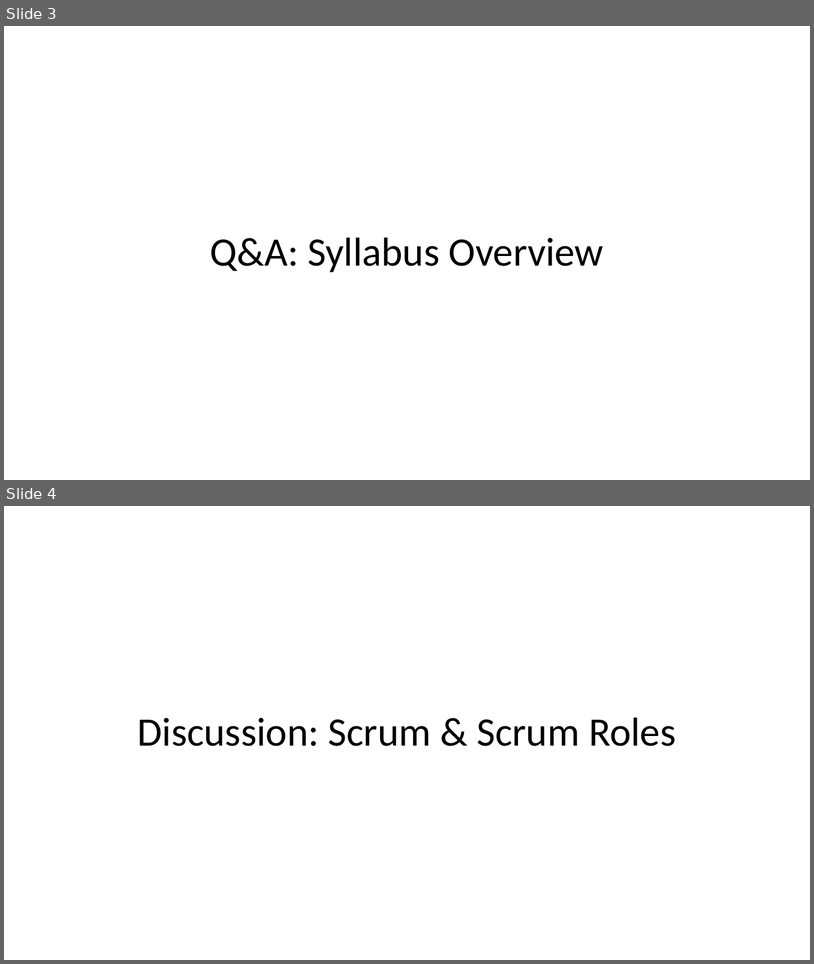
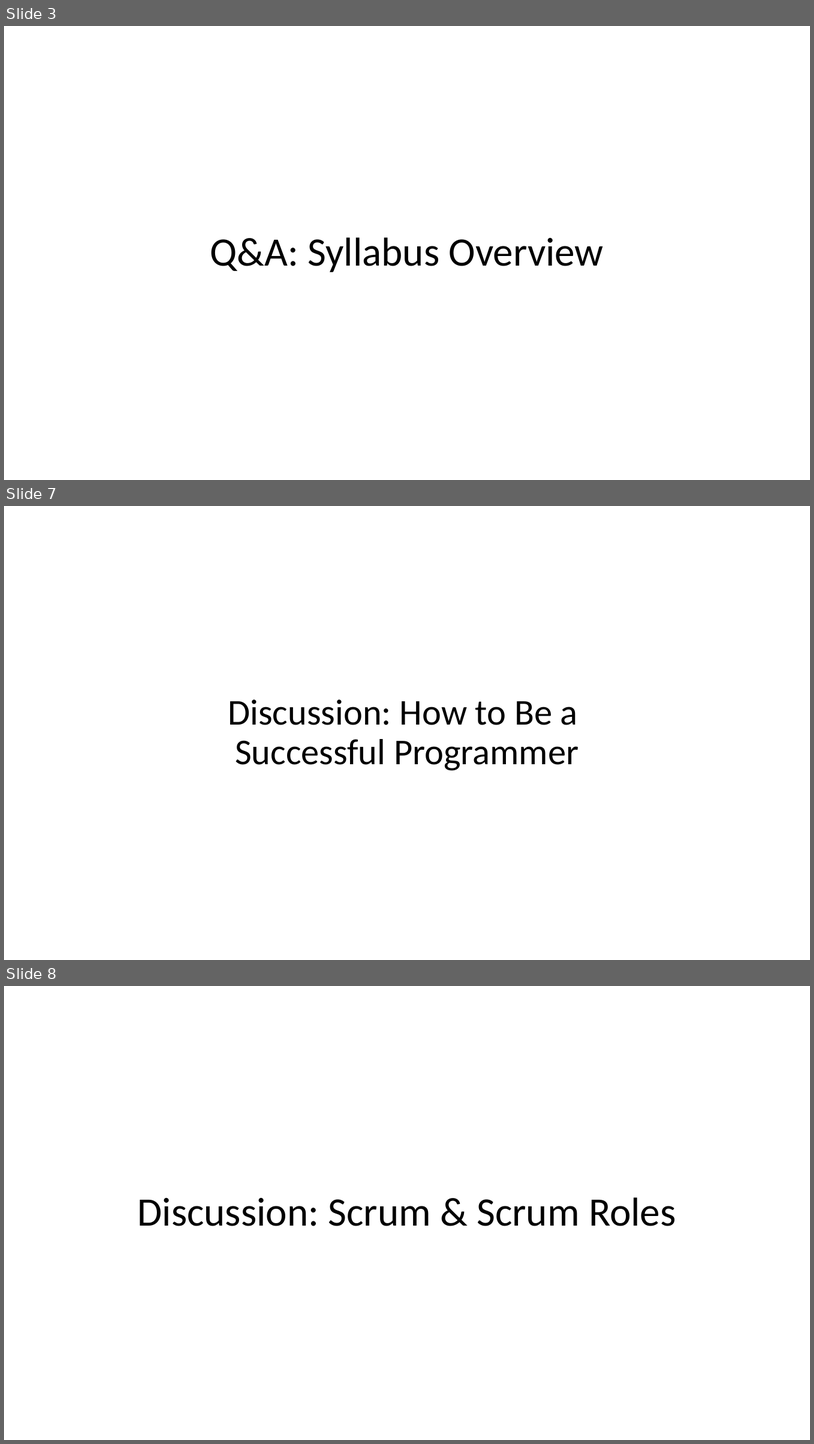
Before and after one commit to jamesbaptiste1/cpsc-24500-2019-01-spring-001, a slide deck: lecture-presentations/2019-01-17.pptx. Shown one above the other, each under a label of ours: slides 3 and 4 before the commit, slides 3, 7 and 8 after it; the slides between them are not shown. The pictures are 814x964 and 814x1444 pixels, drawn with LibreOffice and Linux fonts; fonts in the diff are those of the drawing. Boxes give left, top, right and bottom in pixels: in the first picture for what was removed or moved away, otherwise in the second. Text is boxed around its words. In the diff, an @@ line names an element or a change of style, - is before the commit and + after.

```diff
--- a/lecture-presentations/2019-01-17.pptx
+++ b/lecture-presentations/2019-01-17.pptx
@@ slide 7 added at bbox=[4, 506, 810, 960], background #FFFFFF @@
@@ title added at bbox=[228, 699, 579, 771], 43.2 pt, text #000000 @@
+Discussion: How to Be a
+Successful Programmer
@@ what was slide 4 is now slide 8 @@
```
Also in this commit, not shown: 3 slides changed, 4 other slides added, 1 other file.
